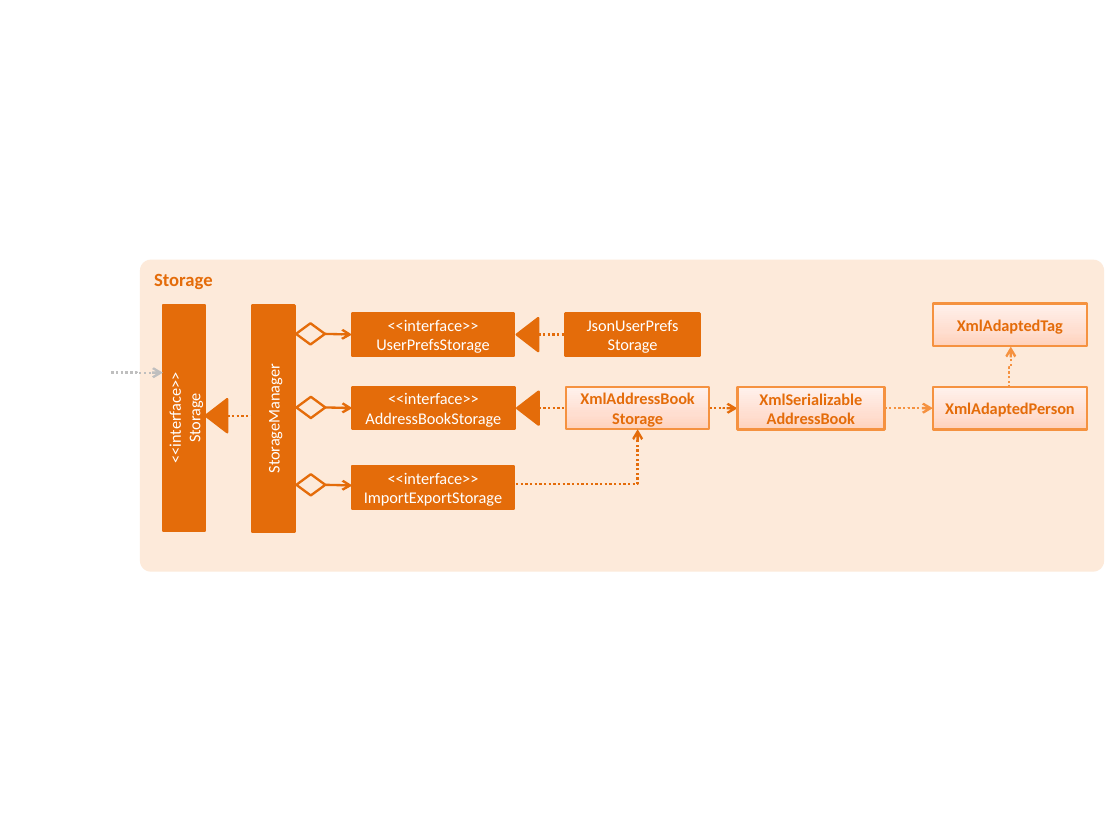
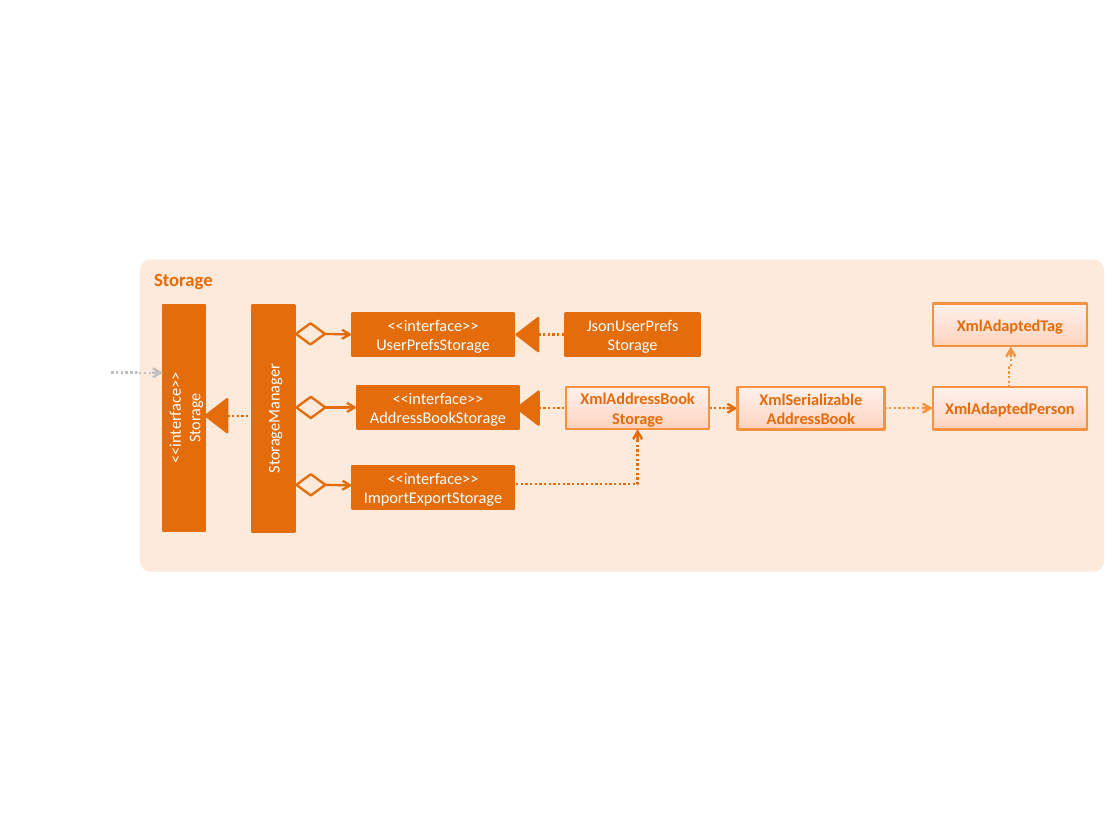
Before and after one commit to sijie123/CS2103-DeadlineManager, a slide deck: slide 1 of docs/diagrams/StorageComponentClassDiagram.pptx. Drawn at 1120x840 pixels with LibreOffice and Linux fonts; fonts in the diff are those of the drawing. Boxes give left, top, right and bottom in pixels: in the first picture for what was removed or moved away, otherwise in the second. Text is boxed around its words. In the diff, an @@ line names an element or a change of style, - is before the commit and + after.

```diff
--- a/docs/diagrams/StorageComponentClassDiagram.pptx
+++ b/docs/diagrams/StorageComponentClassDiagram.pptx
@@ rectangle "<<interface>> AddressBookStorage" moved from (x1=353, y1=386, x2=515, y2=429) to (x1=357, y1=386, x2=520, y2=429) @@
@@ arrow moved from (326, 408) - (353, 408) to (326, 408) - (357, 408) @@
```
Also in this commit, not shown: 10 other files.
